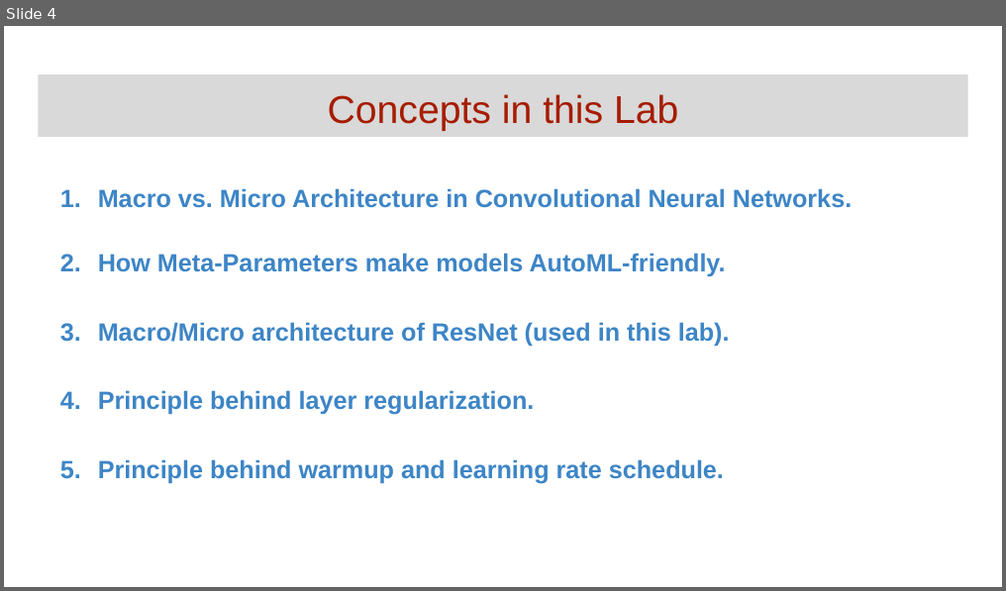
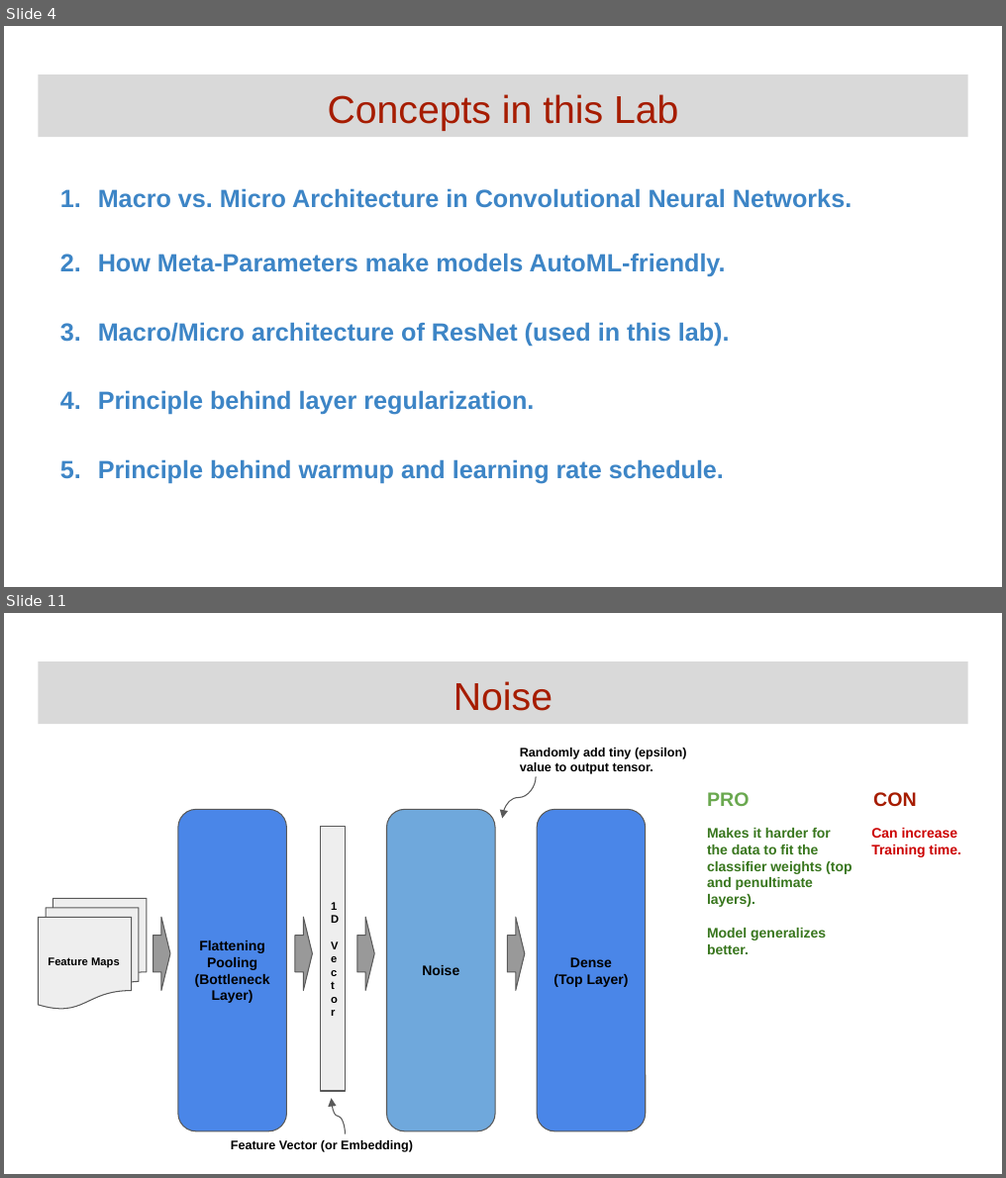
Before and after one commit to GoogleCloudPlatform/keras-idiomatic-programmer, a slide deck: community-labs/Community Lab - Regularization.pptx. Shown one above the other, each under a label of ours: slide 4 before the commit, slides 4 and 11 after it; the slides between them are not shown. The pictures are 1006x591 and 1006x1178 pixels, drawn with LibreOffice and Linux fonts; fonts in the diff are those of the drawing. Boxes give left, top, right and bottom in pixels: in the first picture for what was removed or moved away, otherwise in the second. Text is boxed around its words. In the diff, an @@ line names an element or a change of style, - is before the commit and + after.

```diff
--- a/community-labs/Community Lab - Regularization.pptx
+++ b/community-labs/Community Lab - Regularization.pptx
@@ slide 11 added at (x1=4, y1=613, x2=1002, y2=1174), background #FFFFFF @@
@@ title added at (x1=38, y1=662, x2=968, y2=725), fill #D9D9D9, 28 pt, text #A61C00 @@
+Noise
@@ text added at (x1=520, y1=748, x2=686, y2=774), 9 pt, text #000000, bold @@
+Randomly add tiny (epsilon) value to output tensor.
@@ curved arrow added from (536, 776) to (502, 819), #595959 0.75 pt @@
@@ rounded rectangle added at (x1=178, y1=810, x2=287, y2=1132), fill #4A86E8, outline #595959 0.75 pt, 10 pt, text #000000, bold @@
+Flattening
+Pooling
+(Bottleneck Layer)
@@ rounded rectangle added at (x1=386, y1=810, x2=495, y2=1132), fill #6FA8DC, outline #595959 0.75 pt, 10 pt, text #000000, bold @@
+Noise
@@ rounded rectangle added at (x1=537, y1=810, x2=646, y2=1132), fill #4A86E8, outline #595959 0.75 pt, 10 pt, text #000000, bold @@
+Dense
+(Top Layer)
@@ text added at (x1=707, y1=792, x2=917, y2=807), 14 pt, text #6AA84F, bold @@
+PRO CON
@@ rectangle added at (x1=321, y1=827, x2=345, y2=1091), fill #EEEEEE, outline #595959 0.75 pt, 8 pt, text #000000, bold @@
+1D
+Vect
+or
@@ text added at (x1=707, y1=828, x2=851, y2=955), 10 pt, text #38761D, bold @@
+Makes it harder for the data to fit the classifier weights (top and penultimate layers).
+Model generalizes better.
@@ text added at (x1=871, y1=828, x2=961, y2=858), 10 pt, text #CC0000, bold @@
+Can increase
+Training time.
@@ flow chart multidocument added at (x1=38, y1=898, x2=147, y2=1009), fill #EEEEEE, outline #595959 0.75 pt, 8 pt, text #000000, bold @@
+Feature Maps
@@ down arrow added at (x1=153, y1=917, x2=170, y2=991), fill #999999, outline #595959 0.75 pt @@
@@ down arrow added at (x1=295, y1=917, x2=312, y2=991), fill #999999, outline #595959 0.75 pt @@
@@ down arrow added at (x1=357, y1=917, x2=374, y2=991), fill #999999, outline #595959 0.75 pt @@
@@ down arrow added at (x1=508, y1=917, x2=525, y2=991), fill #999999, outline #595959 0.75 pt @@
@@ curved arrow added from (346, 1135) to (332, 1098), #595959 0.75 pt @@
@@ text added at (x1=231, y1=1141, x2=413, y2=1153), 9 pt, text #000000, bold @@
+Feature Vector (or Embedding)
```
Also in this commit, not shown: 10 other slides added.
